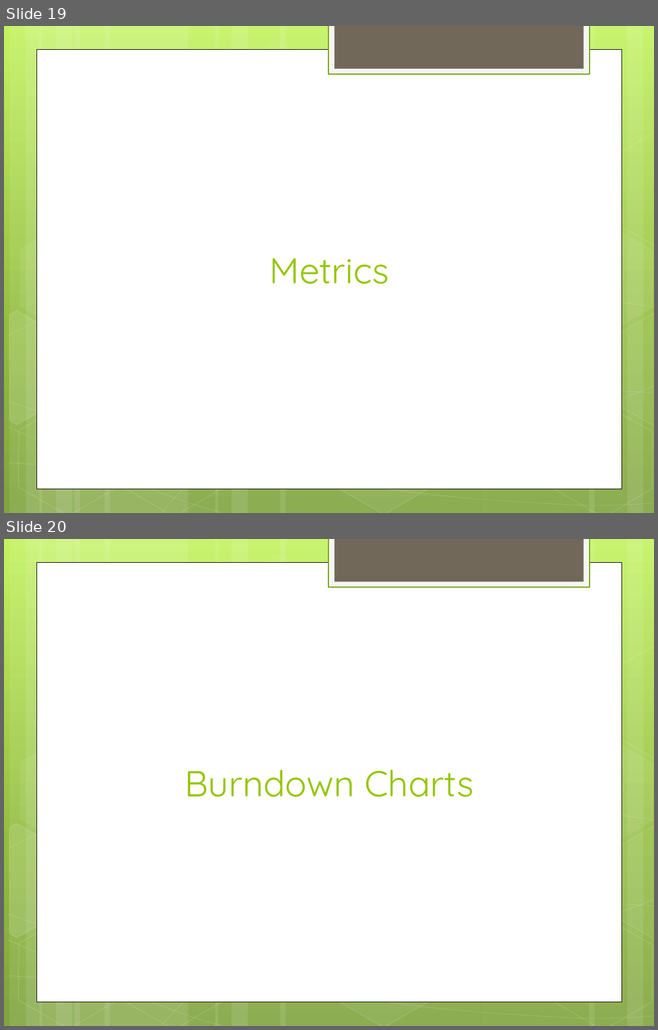
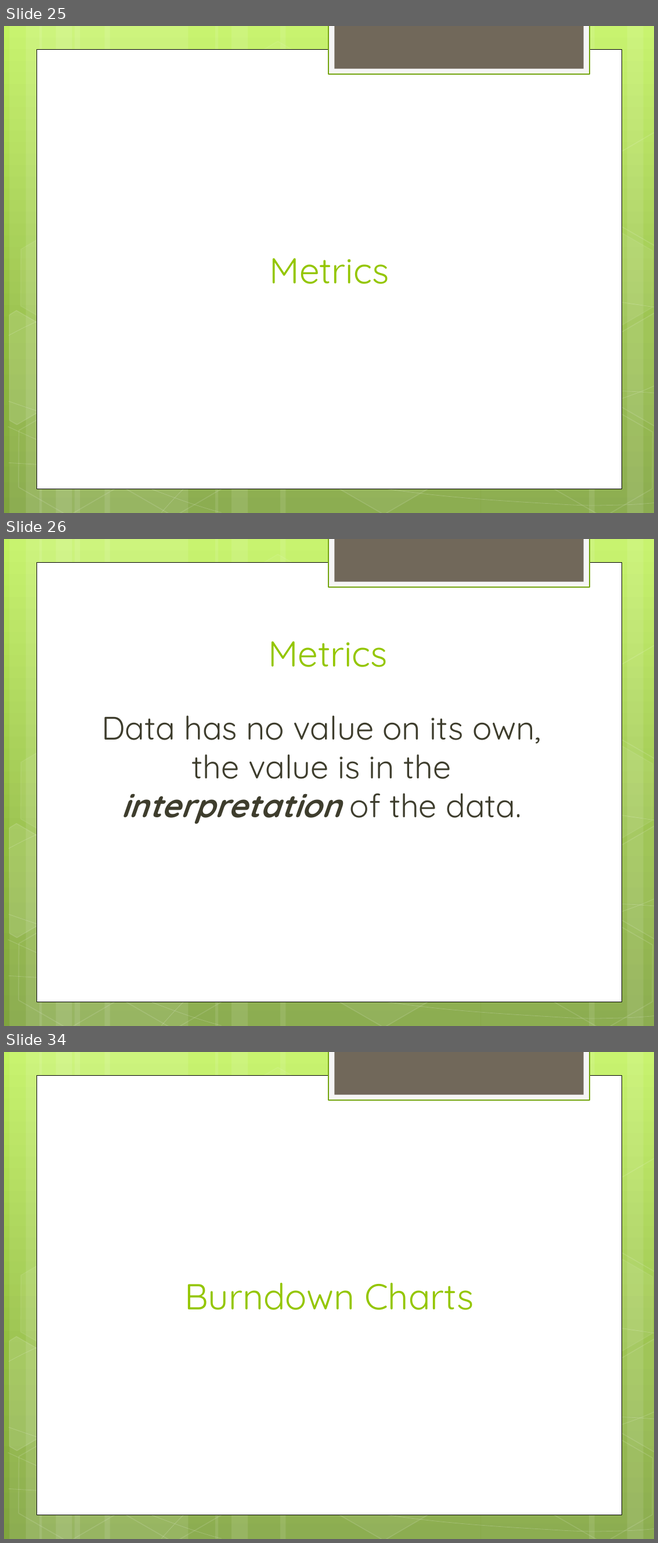
Before and after one commit to JonKruger/iteration-management, a slide deck: Iteration Management - Your Key to Predictable Delivery.pptx. Shown one above the other, each under a label of ours: slides 19 and 20 before the commit, slides 25, 26 and 34 after it; the slides between them are not shown. The pictures are 658x1030 and 658x1543 pixels, drawn with LibreOffice and Linux fonts; fonts in the diff are those of the drawing. Boxes give left, top, right and bottom in pixels: in the first picture for what was removed or moved away, otherwise in the second. Text is boxed around its words. In the diff, an @@ line names an element or a change of style, - is before the commit and + after.

```diff
--- a/Iteration Management - Your Key to Predictable Delivery.pptx
+++ b/Iteration Management - Your Key to Predictable Delivery.pptx
@@ slide 26 added at box(4, 539, 654, 1026), background gradient #C3F35F to #93BF3F to #81A53E; not listed: 31 template elements that a slide beside it also shows @@
@@ title added at box(268, 641, 387, 667), 40 pt, text #94C600 @@
+Metrics
@@ text added at box(101, 715, 541, 824), 36 pt, text #3E3D2D @@
+Data has no value on its own, the value is in the interpretation of the data.
@@ what was slide 19 is now slide 25 @@
@@ what was slide 20 is now slide 34 @@
```
Also in this commit, not shown: 13 other slides added.
